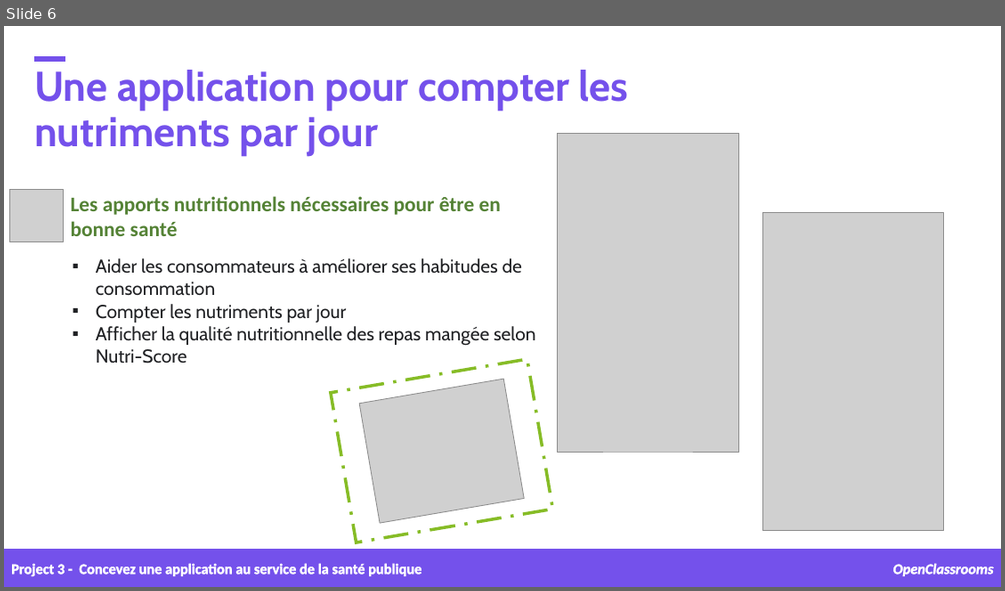
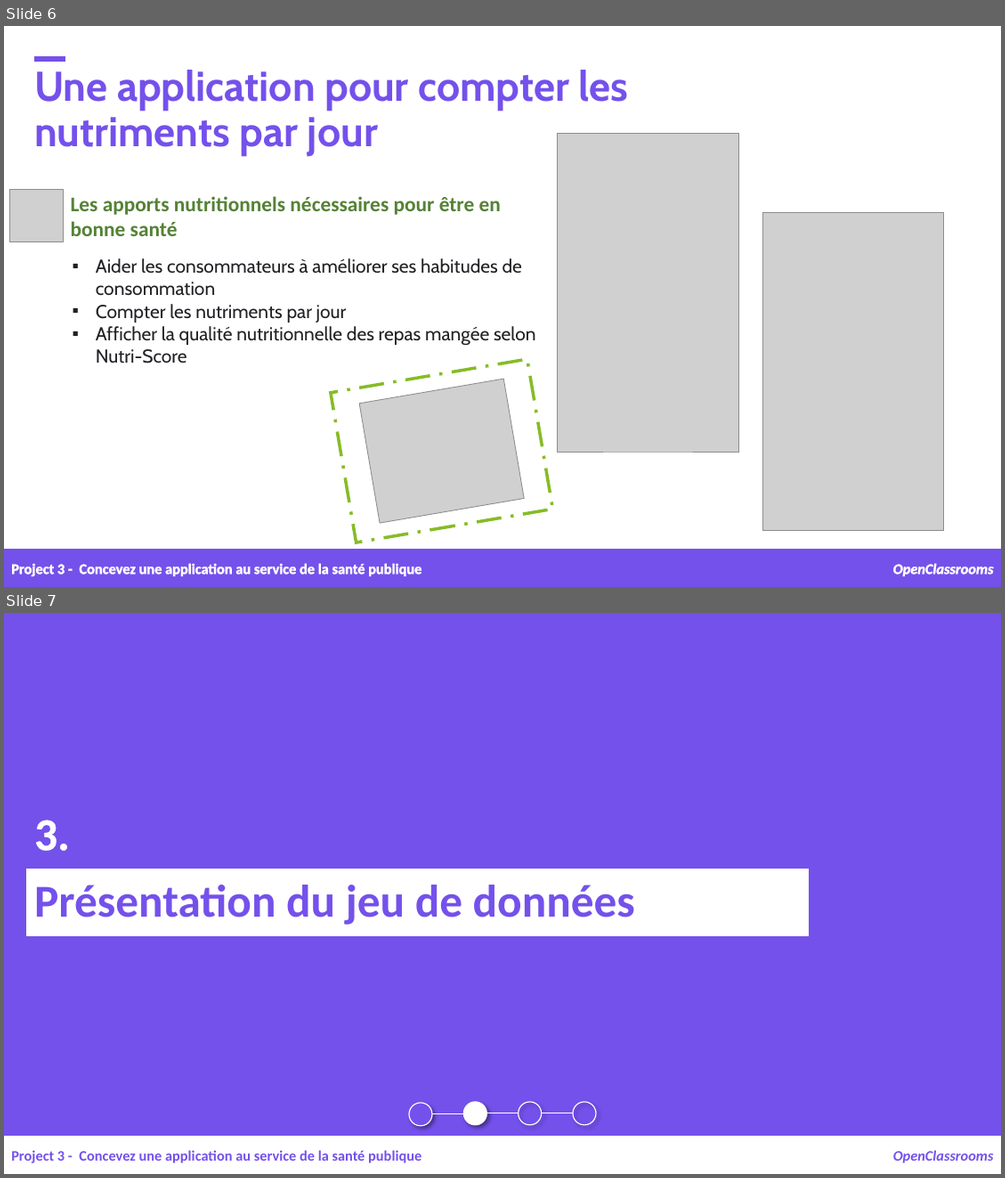
Before and after one commit to samirhinojosa/OC-P3-design-application-public-health, a slide deck: supports/P3_02_presentation.pptx. Shown one above the other, each under a label of ours: slide 6 before the commit, slides 6 and 7 after it. The pictures are 1005x591 and 1005x1178 pixels, drawn with LibreOffice and Linux fonts; fonts in the diff are those of the drawing; grey boxes stand for pictures; background and template pictures are left out. Boxes give left, top, right and bottom in pixels: in the first picture for what was removed or moved away, otherwise in the second. Text is boxed around its words. In the diff, an @@ line names an element or a change of style, - is before the commit and + after.

```diff
--- a/supports/P3_02_presentation.pptx
+++ b/supports/P3_02_presentation.pptx
@@ slide 7 added at (x1=4, y1=613, x2=1001, y2=1174), background #7451EB @@
@@ text added at (x1=34, y1=819, x2=70, y2=851), 44 pt, text #FFFFFF, bold @@
+3.
@@ rectangle added at (x1=27, y1=868, x2=809, y2=936), fill #FFFFFF, outline #FFFFFF 0.75 pt, 44 pt, text #7451EB, bold @@
+Présentation du jeu de données
@@ ellipse added at (x1=409, y1=1103, x2=432, y2=1126), fill #7451EB, outline #FFFFFF 1 pt @@
@@ line added from (432, 1114) to (464, 1114), #FFFFFF 1 pt @@
@@ ellipse added at (x1=464, y1=1102, x2=487, y2=1125), fill #FFFFFF, outline #FFFFFF 1 pt @@
@@ line added from (487, 1113) to (518, 1113), #FFFFFF 1 pt @@
@@ ellipse added at (x1=518, y1=1102, x2=542, y2=1125), outline #FFFFFF 1 pt @@
@@ line added from (542, 1113) to (573, 1113), #FFFFFF 1 pt @@
@@ ellipse added at (x1=573, y1=1102, x2=596, y2=1125), outline #FFFFFF 1 pt @@
@@ rectangle added at (x1=4, y1=1136, x2=1001, y2=1174), fill #FFFFFF, outline #FFFFFF 1 pt @@
@@ line added from (482, 1136) to (482, 1136), #4472C4 0.5 pt @@
@@ text added at (x1=11, y1=1150, x2=421, y2=1163), 14 pt, text #7451EB, bold @@
+Project 3 - Concevez une application au service de la santé publique
@@ text added at (x1=893, y1=1150, x2=994, y2=1163), 14 pt, text #7451EB, bold, italic @@
+OpenClassrooms
```
Also in this commit, not shown: 1 other slide added, 23 other files.
